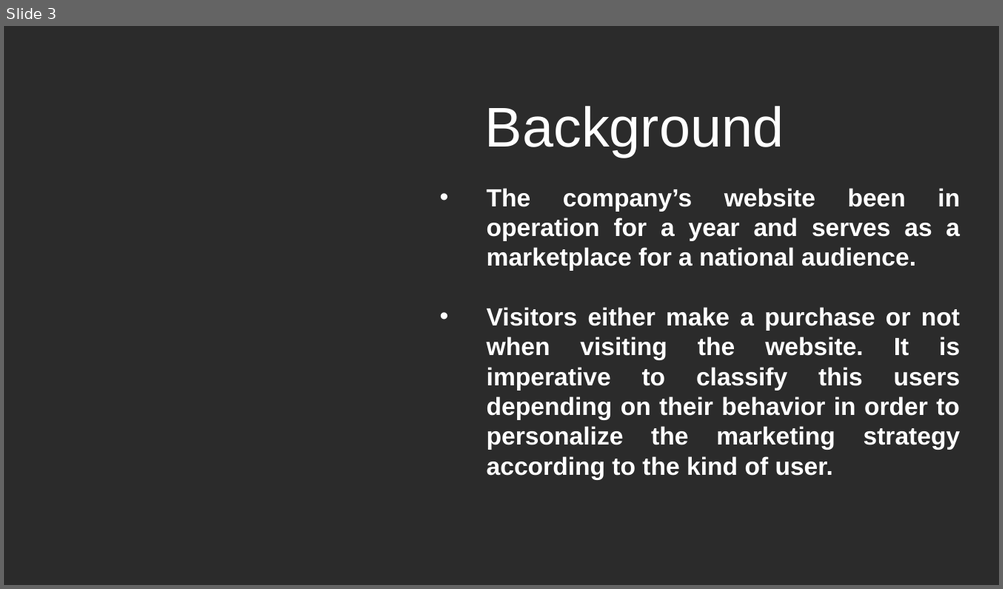
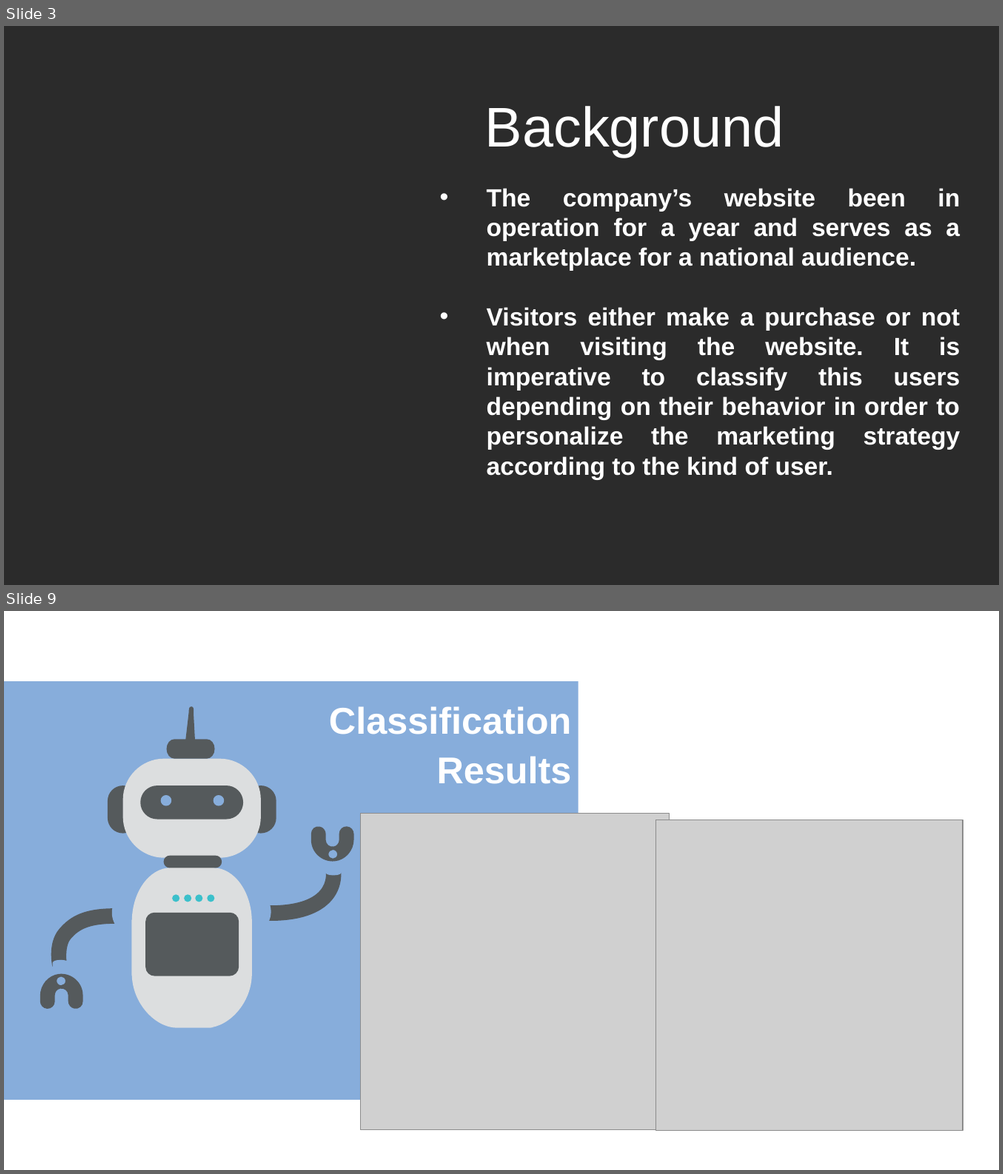
Before and after one commit to a123priya/dsc-mod-5-project-online-ds-pt-021119, a slide deck: presentation.pptx. Shown one above the other, each under a label of ours: slide 3 before the commit, slides 3 and 9 after it; the slides between them are not shown. The pictures are 1003x589 and 1003x1174 pixels, drawn with LibreOffice and Linux fonts; fonts in the diff are those of the drawing; grey boxes stand for pictures; background and template pictures are left out; a plain dark background stands for a picture behind light text. Boxes give left, top, right and bottom in pixels: in the first picture for what was removed or moved away, otherwise in the second. Text is boxed around its words. In the diff, an @@ line names an element or a change of style, - is before the commit and + after.

```diff
--- a/presentation.pptx
+++ b/presentation.pptx
@@ slide 9 added at (4, 611, 999, 1170), background #FFFFFF @@
@@ rectangle added at (4, 681, 578, 1099), fill #87ADDB @@
@@ text added at (329, 706, 572, 784), 36 pt, text #FFFFFF, bold @@
+Classification Results
@@ picture added at (361, 814, 669, 1130) @@
@@ picture added at (656, 820, 963, 1132) @@
@@ group added at (38, 705, 355, 1053): 26 freeform shapes @@
```
Also in this commit, not shown: 4 slides changed, 5 other slides added, 5 slides removed, 4 other files.
